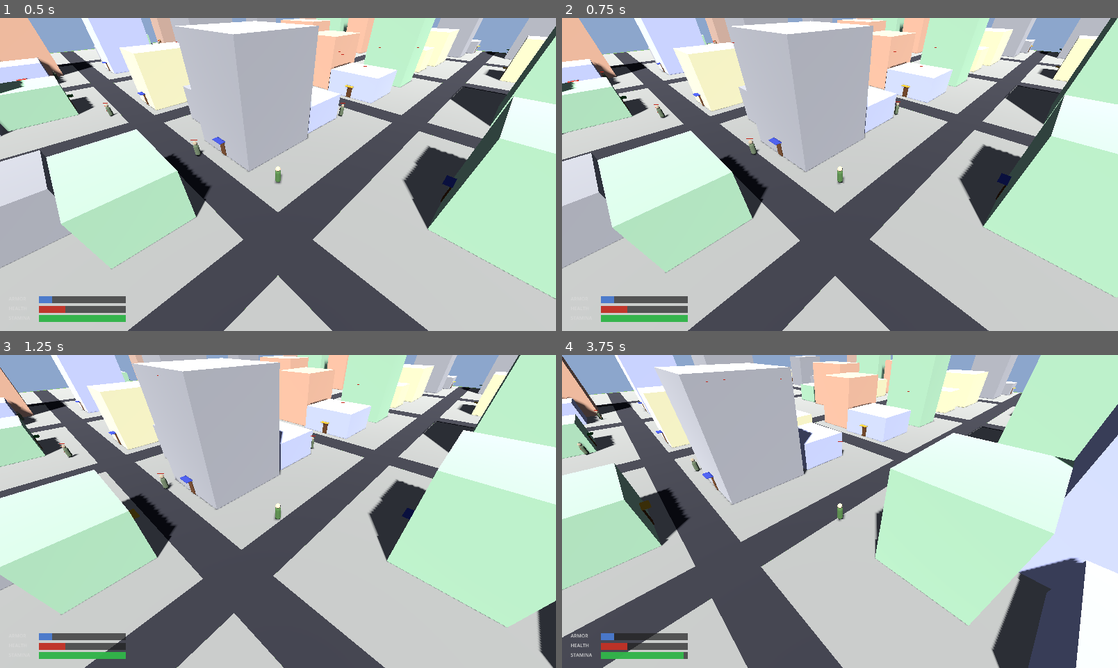
Above: before the commit, frames 1-4 (two rows, left to right).
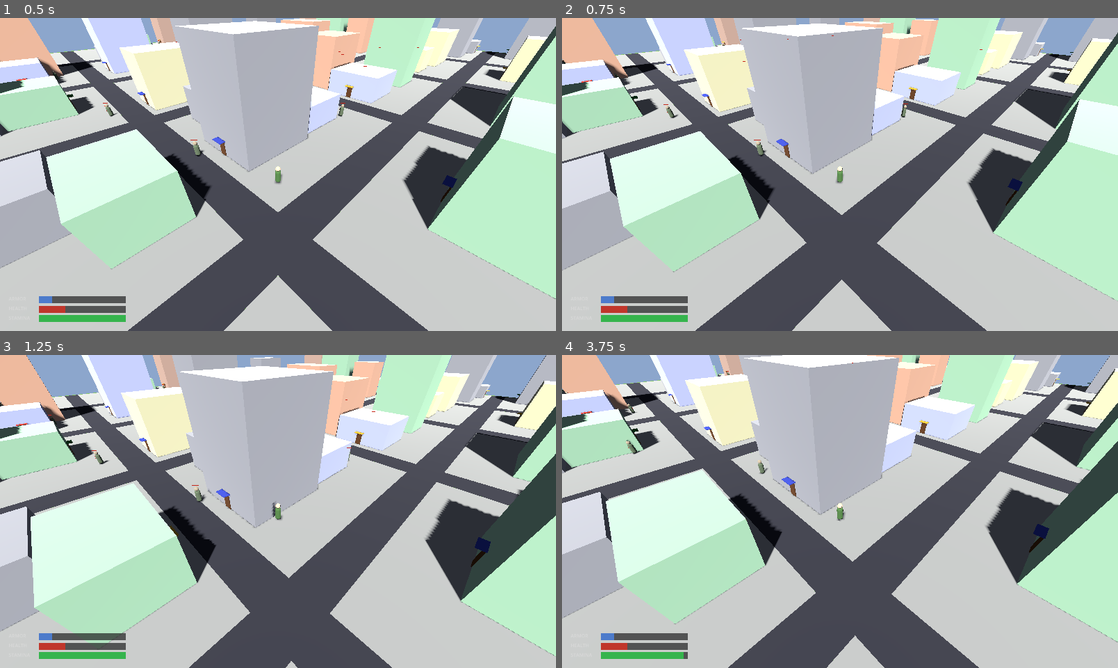
Above: after the commit, the same moments.

Repository: shaoqian2001/vibe-zombie
Game: Godot game, scene res://scenes/Main.tscn
The game is run twice, just before and just after one commit, with the same random seed, the same clock (stepped at 60 frames per second) and the same inputs.
Inputs (mouse positions are in pixels of both pictures, inside the frame that each line leads up to):
- Up to frame 1 (0.5 s): no input
- Up to frame 2 (0.75 s): move the mouse to (962, 158) at 0.52 s; hold D (move_right) from 0.53 s (still down); hold F (interact) from 0.53 s (still down)
- Up to frame 3 (1.25 s): keep holding D (move_right); keep holding F (interact)
- Up to frame 4 (3.75 s): move the mouse to (728, 527) at 1.27 s; release D (move_right) at 1.28 s; release F (interact) at 1.28 s; hold S (move_backward) 1.28-2.03 s; tap Shift (sprint) at 1.35, 2.85 s; move the mouse to (895, 442) at 2.02 s; hold D (move_right) 2.03-2.78 s; hold F (interact) 2.03-2.78 s; move the mouse to (812, 574) at 2.77 s; hold W (move_forward) 2.78-3.53 s; move the mouse to (1006, 558) at 3.52 s; hold A (move_left) from 3.53 s (still down); hold F (interact) from 3.53 s (still down)

Frame 1 is identical in both runs. In frame 2, 19% of the frame differs, in the area x 0-100%, y 0-100%; in frame 3, 60%; in frame 4, 82%.

Commit message:
feat: movement is now relative to mouse-controlled facing direction
W/S/A/D now move relative to where the player is facing (the mouse
cursor), not the camera angle. Pressing W moves toward the cursor,
S moves away, A/D strafe left/right. This is standard for games
where the mouse controls aim direction.

https://claude.ai/code/session_01DHWiNhD45CF2HdxzgtBsHD

Diff:
--- a/scripts/player.gd
+++ b/scripts/player.gd
@@ -67,24 +67,14 @@
 
 func _get_world_movement_direction() -> Vector3:
 	var input := _get_input_vector()
-	if input.length() < 0.05 or _camera == null:
+	if input.length() < 0.05:
 		return Vector3.ZERO
 
-	# Project camera axes onto the XZ plane so movement is always horizontal
-	var cam_basis := _camera.global_transform.basis
-	var cam_fwd   := -cam_basis.z
-	var cam_right := cam_basis.x
-	cam_fwd.y  = 0.0
-	cam_right.y = 0.0
+	# Movement is relative to the player's facing direction (mouse-controlled)
+	var fwd := Vector3(sin(rotation.y), 0.0, cos(rotation.y))
+	var right := Vector3(fwd.z, 0.0, -fwd.x)
 
-	# Guard against degenerate camera orientation
-	if cam_fwd.length_squared() < 0.001:
-		return Vector3.ZERO
-
-	cam_fwd   = cam_fwd.normalized()
-	cam_right = cam_right.normalized()
-
-	return (cam_fwd * (-input.y) + cam_right * input.x)
+	return (fwd * (-input.y) + right * input.x)
 
 func _update_sprint(move_dir: Vector3, delta: float) -> void:
 	var wants_sprint := Input.is_action_pressed("sprint")
